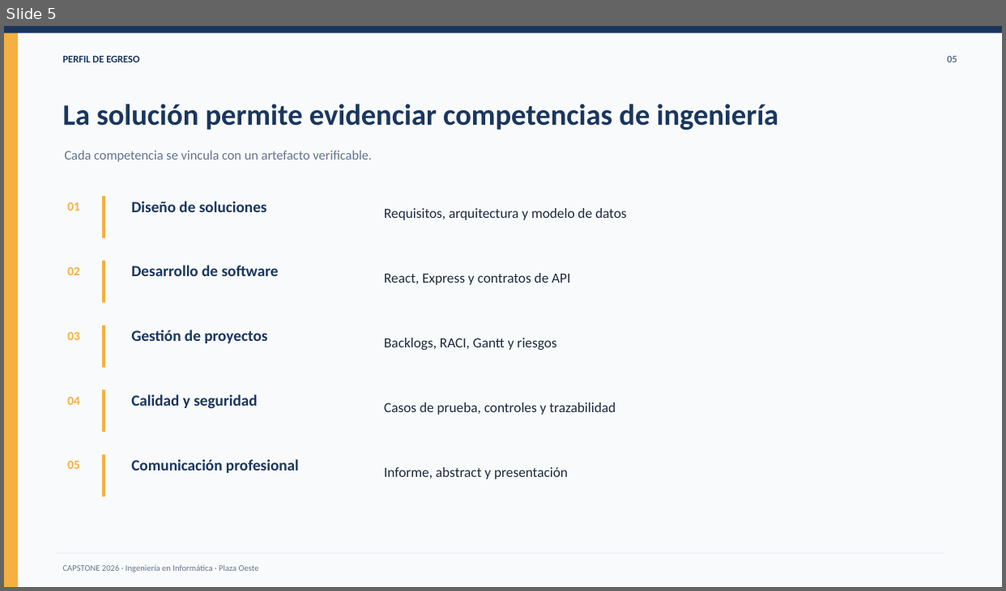
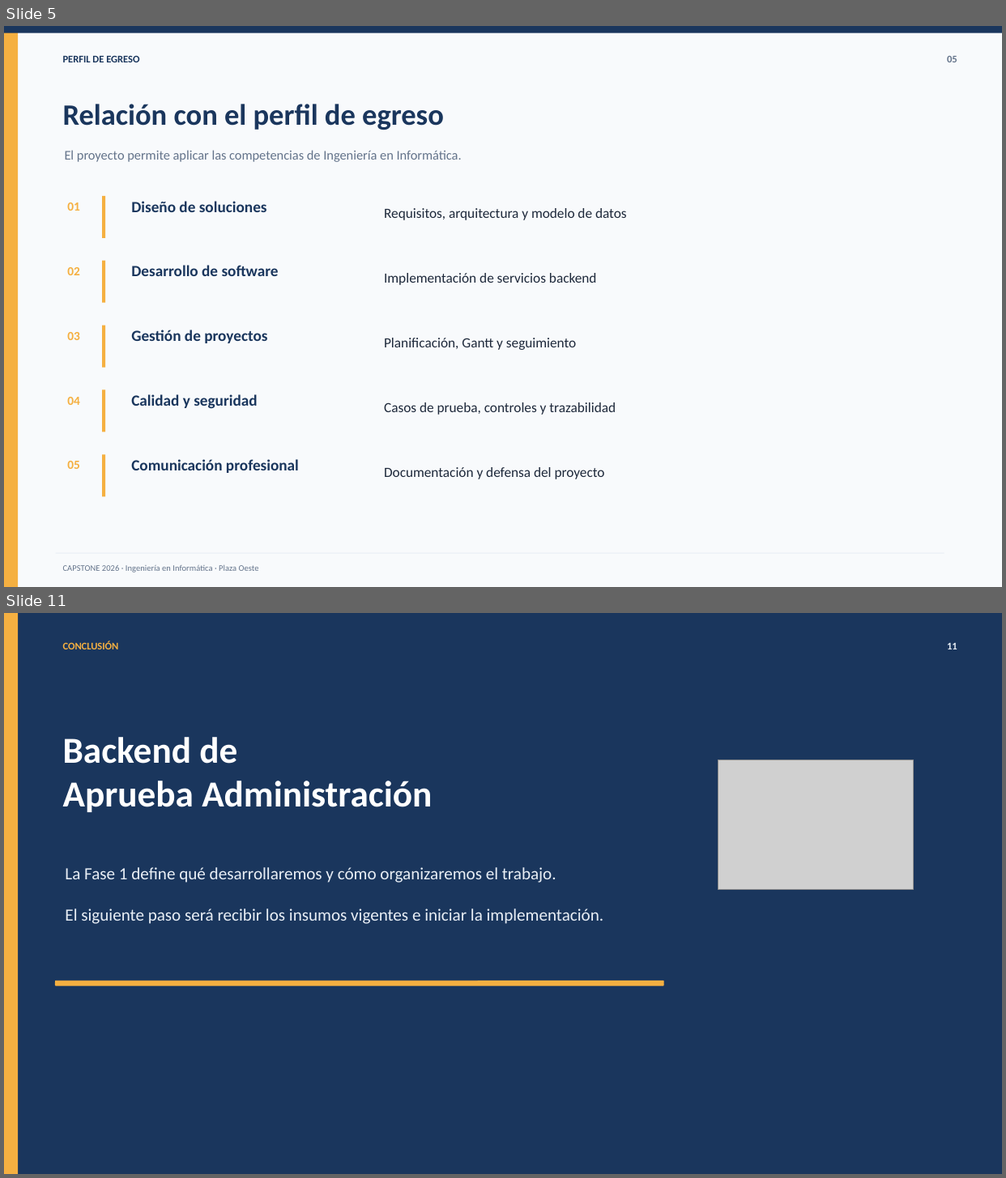
Before and after one commit to tsddds/Capstone_Aprueba-Administracion_Grupo8, a slide deck: Fase1/Evidencias_grupales/02_Presentacion_Proyecto_Fase1_Aprueba_Administracion.pptx. Shown one above the other, each under a label of ours: slide 5 before the commit, slides 5 and 11 after it; the slides between them are not shown. The pictures are 1006x591 and 1006x1178 pixels, drawn with LibreOffice and Linux fonts; fonts in the diff are those of the drawing; grey boxes stand for pictures. Boxes give left, top, right and bottom in pixels: in the first picture for what was removed or moved away, otherwise in the second. Text is boxed around its words. In the diff, an @@ line names an element or a change of style, - is before the commit and + after.

Commit message:
Actualiza evidencias grupales Fase 1 solo backend y README

```diff
--- a/Fase1/Evidencias_grupales/02_Presentacion_Proyecto_Fase1_Aprueba_Administracion.pptx
+++ b/Fase1/Evidencias_grupales/02_Presentacion_Proyecto_Fase1_Aprueba_Administracion.pptx
@@ slide 11 added at (4,613,1002,1174), background #1A365D @@
@@ rectangle added at (4,613,19,1174), fill #F5B041 @@
@@ text added at (63,641,119,649), 9.8 pt, text #F5B041, bold @@
+CONCLUSIÓN
@@ text added at (947,643,957,649), 9.8 pt, text #E8EEF5, bold @@
+11
@@ text added at (63,737,432,812), 35.2 pt, text #FFFFFF, bold @@
+Backend de
+Aprueba Administración
@@ picture added at (718,760,913,890) @@
@@ text added at (65,867,604,924), 16.5 pt, text #E8EEF5 @@
+La Fase 1 define qué desarrollaremos y cómo organizaremos el trabajo.
+El siguiente paso será recibir los insumos vigentes e iniciar la implementación.
@@ rounded rectangle added at (56,982,663,986), fill #F5B041, outline #F5B041 0.75 pt @@
@@ slide 5 changed as well @@
@@ text at (63,104,444,130): text changed @@
-La solución permite evidenciar competencias de ingeniería
+Relación con el perfil de egreso
@@ text at (65,150,462,162): text changed @@
-Cada competencia se vincula con un artefacto verificable.
+El proyecto permite aplicar las competencias de Ingeniería en Informática.
@@ text at (384,273,597,285): text changed @@
-React, Express y contratos de API
+Implementación de servicios backend
@@ text at (384,338,576,350): text changed @@
-Backlogs, RACI, Gantt y riesgos
+Planificación, Gantt y seguimiento
@@ text at (384,467,605,480): text changed @@
-Informe, abstract y presentación
+Documentación y defensa del proyecto
```
Also in this commit, not shown: 9 other slides changed, 1 slide removed, 33 other files.
